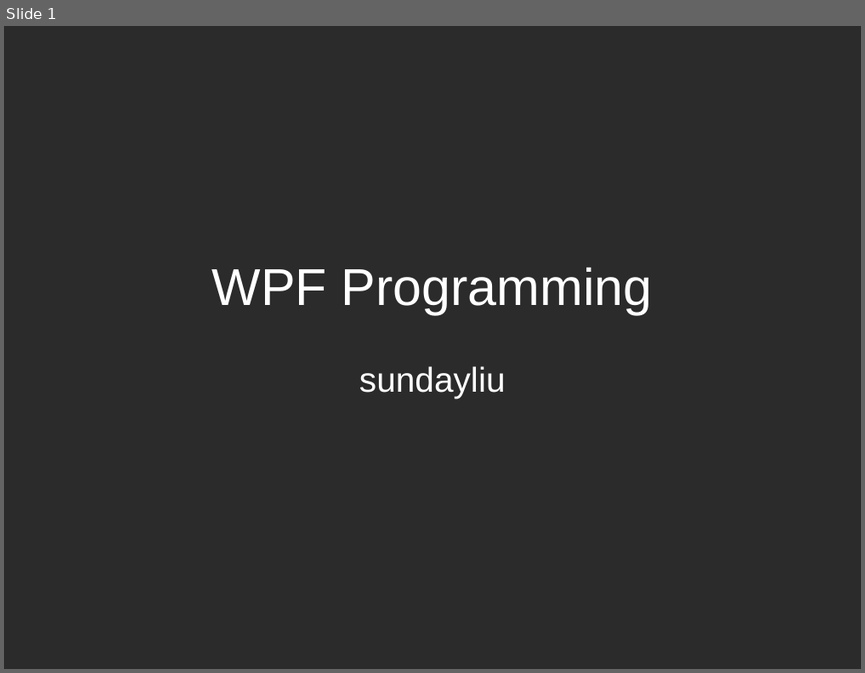
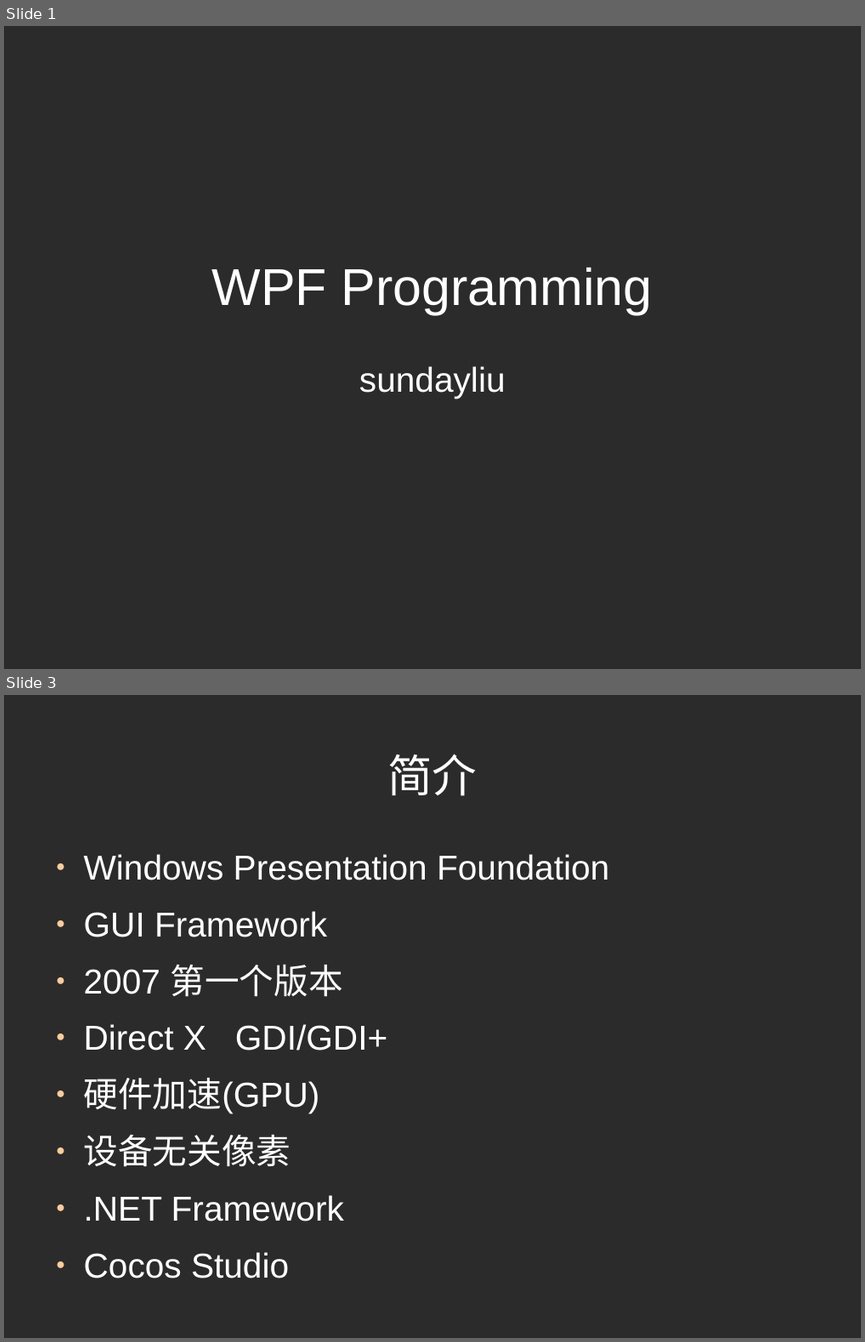
Before and after one commit to martinkro/doc-2017, a slide deck: share/WPF Programming.odp. Shown one above the other, each under a label of ours: slide 1 before the commit, slides 1 and 3 after it; the slides between them are not shown. The pictures are 865x673 and 865x1342 pixels, drawn with LibreOffice and Linux fonts; fonts in the diff are those of the drawing; background and template pictures are left out; a plain dark background stands for a picture behind light text. Boxes give left, top, right and bottom in pixels: in the first picture for what was removed or moved away, otherwise in the second. Text is boxed around its words. In the diff, an @@ line names an element or a change of style, - is before the commit and + after.

```diff
--- a/share/WPF Programming.odp
+++ b/share/WPF Programming.odp
@@ slide 3 added at (4,695,861,1338), background picture (left out) @@
@@ title added at (387,754,477,796), 41.4 pt, text #FFFFFF @@
+简介
@@ text added at (84,854,609,1278), 32 pt, text #FFFFFF @@
+● Windows Presentation Foundation
+● GUI Framework
+● 2007 第一个版本
+● Direct X GDI/GDI+
+● 硬件加速(GPU)
+● 设备无关像素
+● .NET Framework
+● Cocos Studio
```
Also in this commit, not shown: 8 other slides added.
